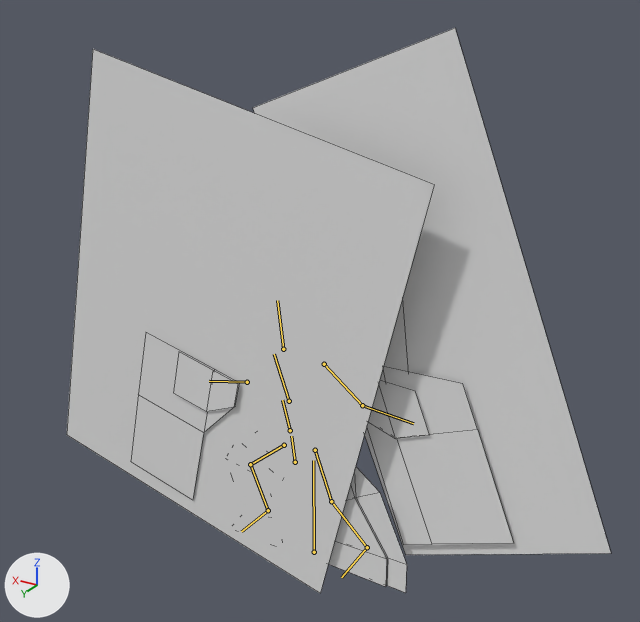
Renders of the FBX model Unity/Assets/AvatarMale/avatarMale.fbx from each side of a commit.
Rendered twice from a 50 mm camera at (-3.63, 5.93, 5.51) aimed at (0.1, -0.28, 2.4). The axes (+X, +Y, +Z) are drawn at lower left. The lights are the same throughout. Both versions are drawn at frame 12 of the action 'male.armature|m.atkWiz'; the numbers are the values there. The bones that bend it are drawn over the model as lines. Mesh edges are drawn as thin lines.

The first picture shows 'avatar.Male'.
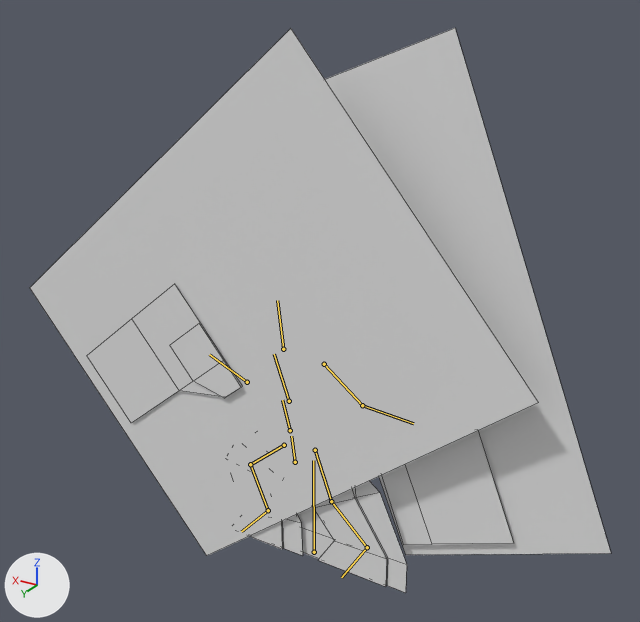
Location of each change, [x1, y1, x2, y2] in pixels of the pictures (640 x 622 px):
'avatar.Male', posed (7% wider): before [67, 28, 611, 593]; after [30, 28, 611, 593]
bone 'b_LArm', root to tip: before (247, 382) to (209, 381); after (247, 382) to (209, 354)

The edits, one by one:
Bone 'b_LArm' (bone_b_larm) turns from (0, 0, 32) to (0, 0, 69) degrees about its own x, y and z.
